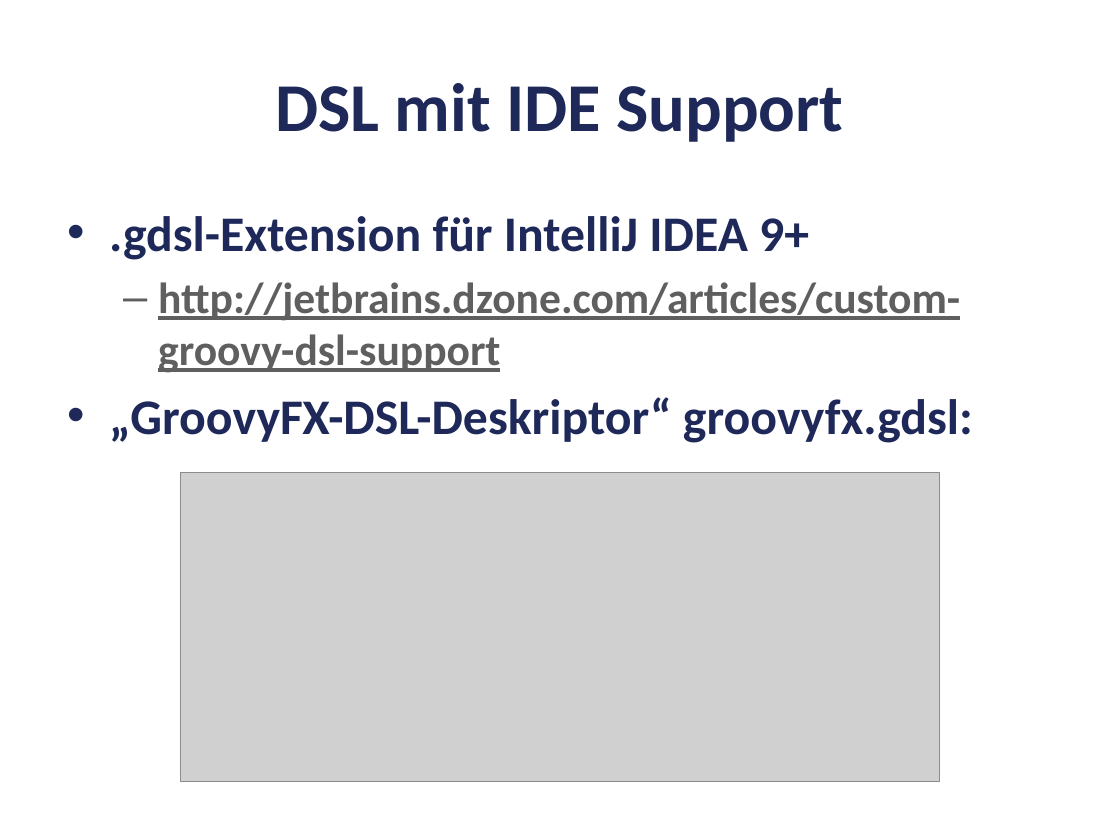
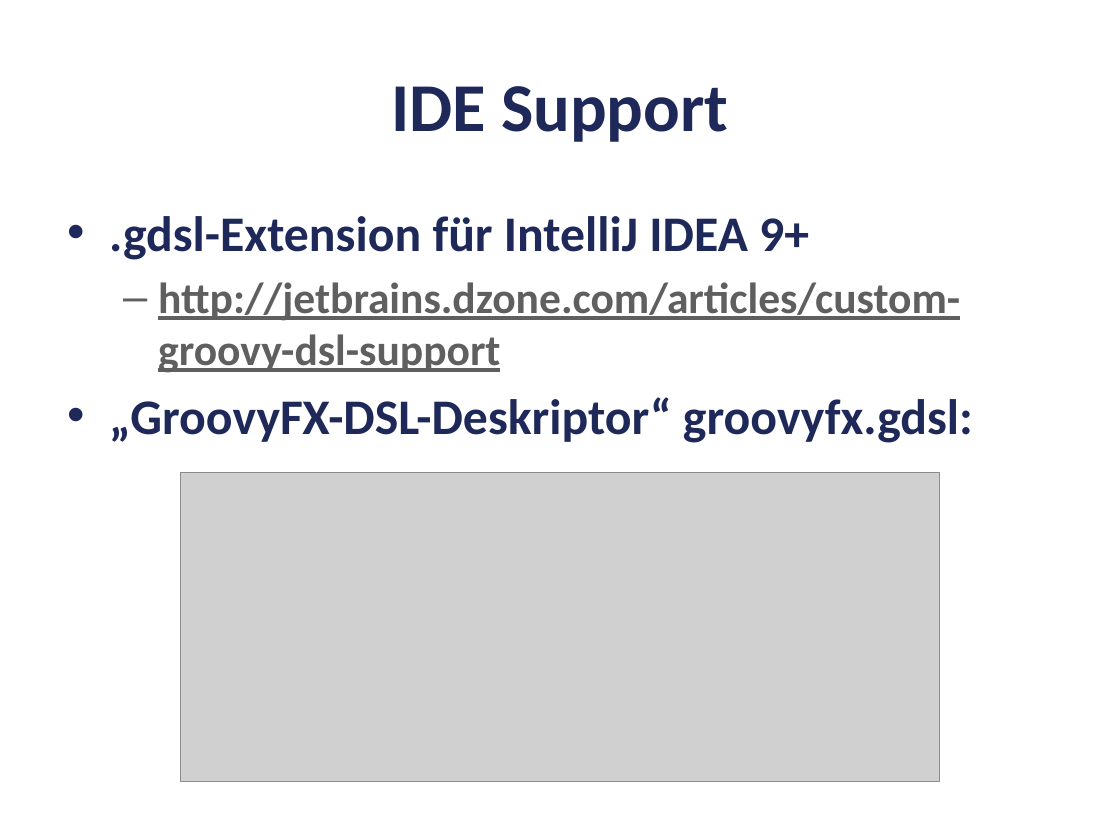
Before and after one commit to codescape/presentations, a slide deck: slide 19 of groovyfx-entfesselt-javafx/groovyfx-oop-2012.pptx. Drawn at 1120x840 pixels with LibreOffice and Linux fonts; fonts in the diff are those of the drawing; grey boxes stand for pictures; background and template pictures are left out. Boxes give left, top, right and bottom in pixels: in the first picture for what was removed or moved away, otherwise in the second. Text is boxed around its words. In the diff, an @@ line names an element or a change of style, - is before the commit and + after.

```diff
--- a/groovyfx-entfesselt-javafx/groovyfx-oop-2012.pptx
+++ b/groovyfx-entfesselt-javafx/groovyfx-oop-2012.pptx
@@ title at [391,86,728,142]: text changed @@
-DSL mit IDE Support
+IDE Support
```
Also in this commit, not shown: 5 other slides changed, 11 slides added, 2 slides removed, 3 other files.
